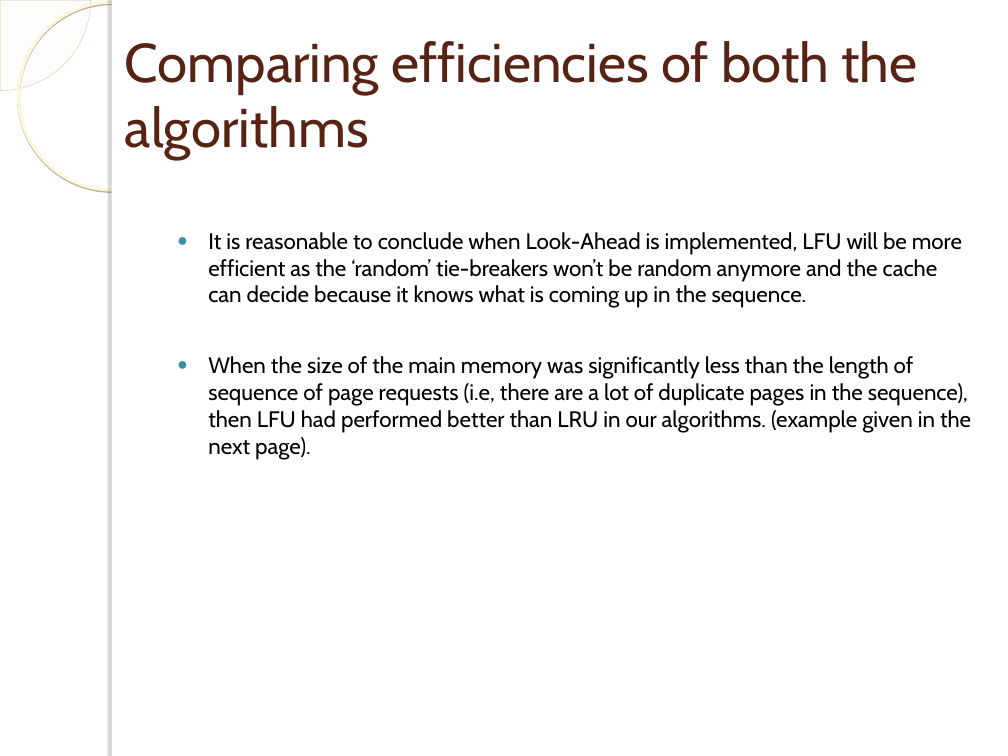
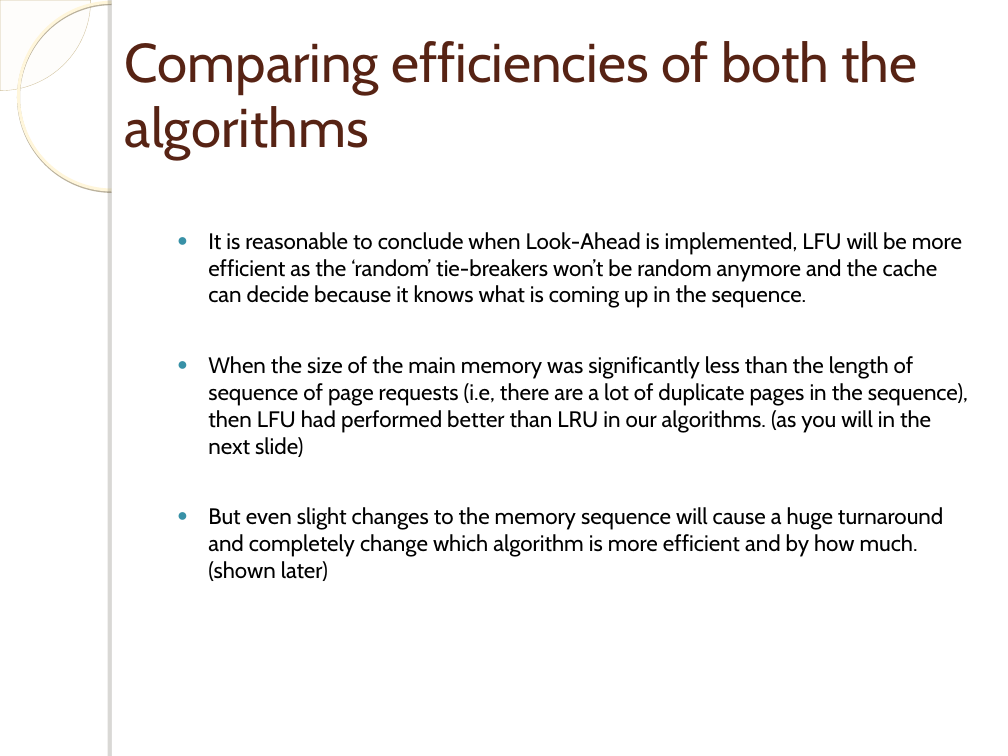
Before and after one commit to avraghav07/cache-replacement-algos, a slide deck: slide 12 of Presentation.ppt (slide 11 before the commit). Drawn at 1008x756 pixels with LibreOffice and Linux fonts; fonts in the diff are those of the drawing; background and template pictures are left out. Boxes give left, top, right and bottom in pixels: in the first picture for what was removed or moved away, otherwise in the second. Text is boxed around its words. In the diff, an @@ line names an element or a change of style, - is before the commit and + after.

Commit message:
Added a few slides

```diff
--- a/Presentation.ppt
+++ b/Presentation.ppt
@@ text at [208, 356, 968, 581]: text changed @@
-● When the size of the main memory was significantly less than the length of sequence of page requests (i.e, there are a lot of duplicate pages in the sequence), then LFU had performed better than LRU in our algorithms. (example given in the next page).
+● When the size of the main memory was significantly less than the length of sequence of page requests (i.e, there are a lot of duplicate pages in the sequence), then LFU had performed better than LRU in our algorithms. (as you will in the next slide)
+● But even slight changes to the memory sequence will cause a huge turnaround and completely change which algorithm is more efficient and by how much. (shown later)
```
Also in this commit, not shown: 3 other slides changed, 2 slides added, 1 other file.
